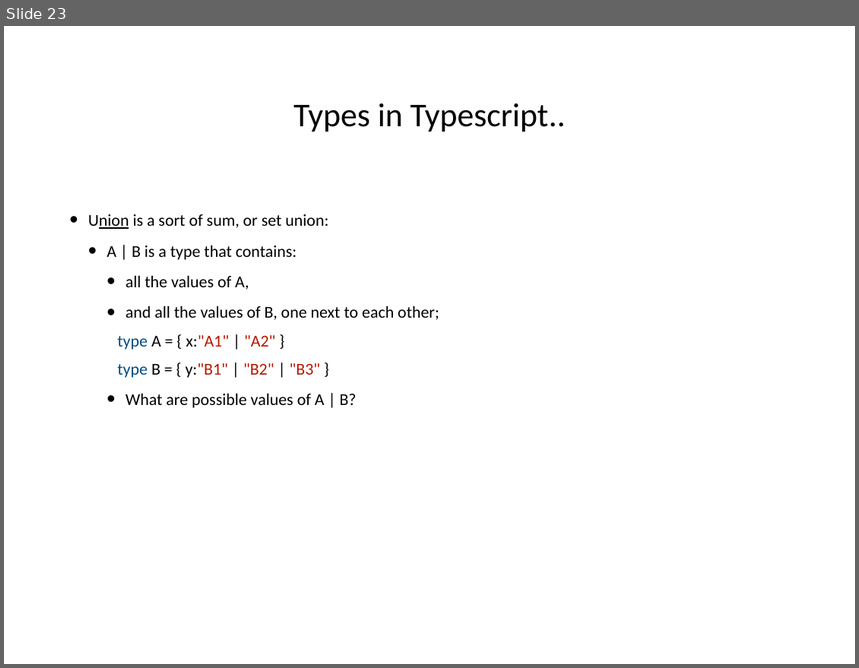
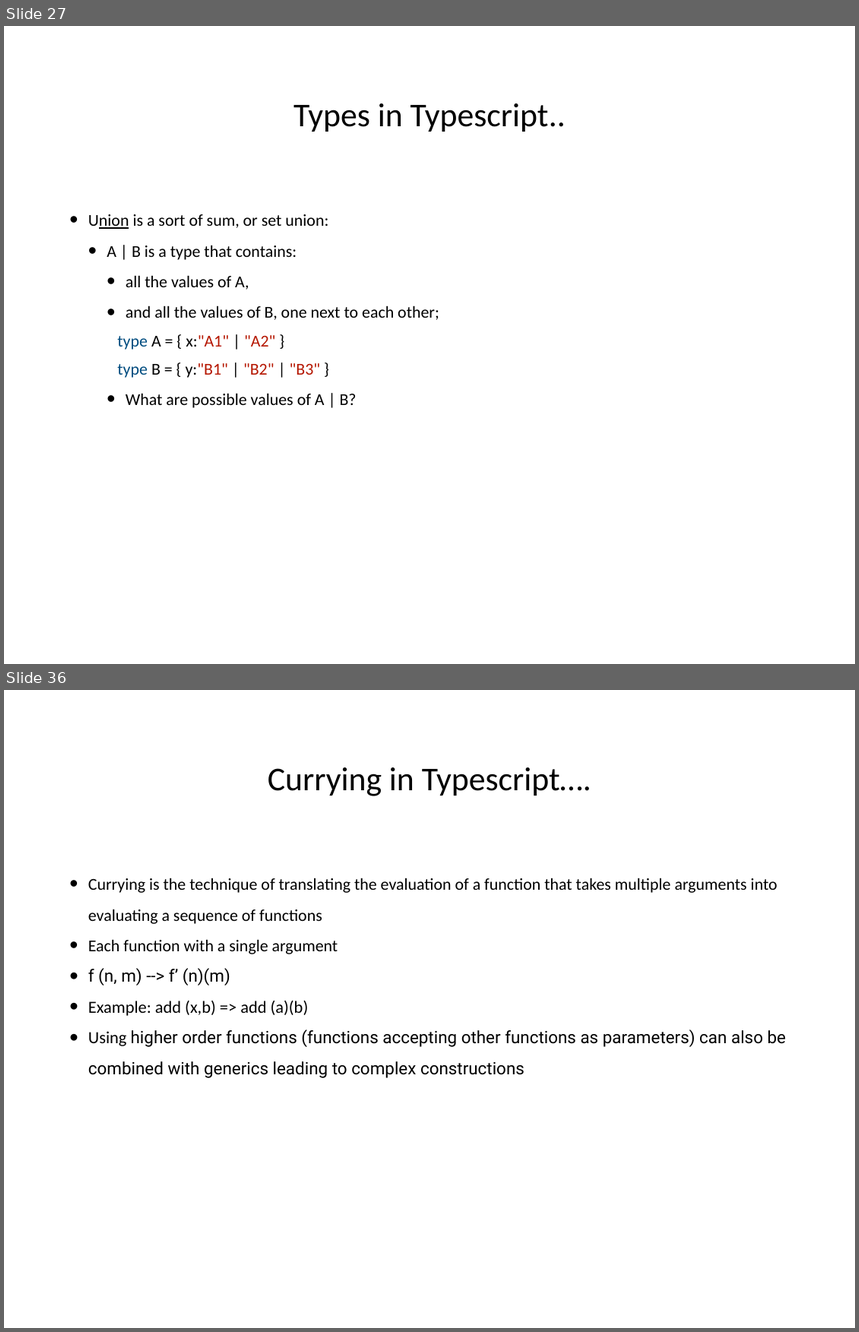
Before and after one commit to hogeschool/Development-5, a slide deck: Lectures/Lecture5/lesson5.pptx. Shown one above the other, each under a label of ours: slide 23 before the commit, slides 27 and 36 after it; the slides between them are not shown. The pictures are 859x668 and 859x1332 pixels, drawn with LibreOffice and Linux fonts; fonts in the diff are those of the drawing. Boxes give left, top, right and bottom in pixels: in the first picture for what was removed or moved away, otherwise in the second. Text is boxed around its words. In the diff, an @@ line names an element or a change of style, - is before the commit and + after.

```diff
--- a/Lectures/Lecture5/lesson5.pptx
+++ b/Lectures/Lecture5/lesson5.pptx
@@ slide 36 added at bbox=[4, 690, 855, 1328], background #FFFFFF @@
@@ title added at bbox=[268, 768, 591, 796], 40 pt, text #000000 @@
+Currying in Typescript….
@@ text added at bbox=[88, 878, 786, 1078], 20.5 pt, text #000000 @@
+• Currying is the technique of translating the evaluation of a function that takes multiple arguments into evaluating a sequence of functions
+• Each function with a single argument
+• f (n, m) --> f’ (n)(m)
+• Example: add (x,b) => add (a)(b)
+• Using higher order functions (functions accepting other functions as parameters) can also be combined with generics leading to complex constructions
@@ what was slide 23 is now slide 27 @@
```
Also in this commit, not shown: 9 slides changed, 12 other slides added.
